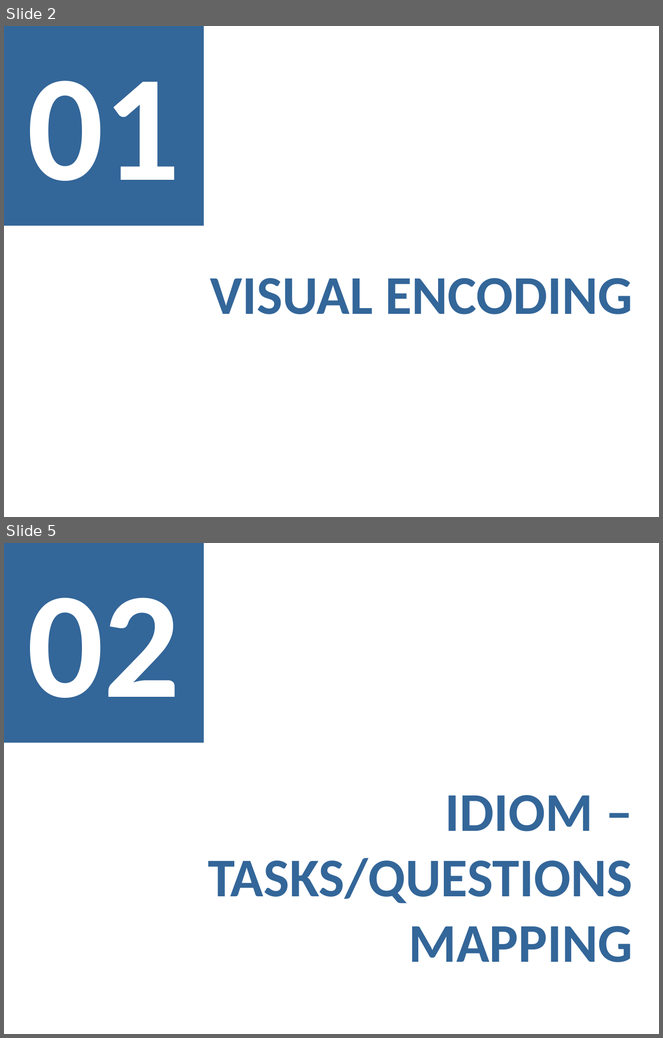
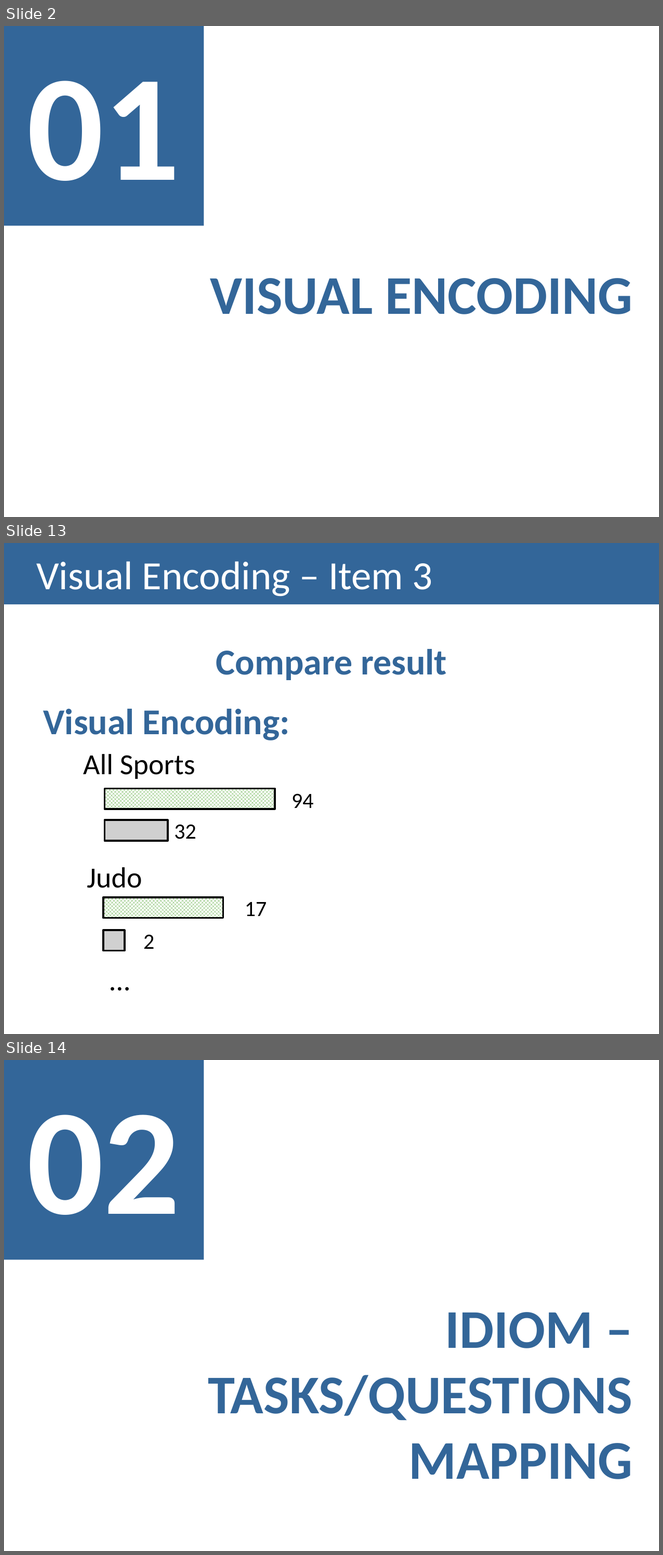
Before and after one commit to carboned4/V_I_2015_1, a slide deck: checkpoint3/G01A - Presentation 3.pptx. Shown one above the other, each under a label of ours: slides 2 and 5 before the commit, slides 2, 13 and 14 after it; the slides between them are not shown. The pictures are 663x1038 and 663x1555 pixels, drawn with LibreOffice and Linux fonts; fonts in the diff are those of the drawing; grey boxes stand for pictures. Boxes give left, top, right and bottom in pixels: in the first picture for what was removed or moved away, otherwise in the second. Text is boxed around its words. In the diff, an @@ line names an element or a change of style, - is before the commit and + after.

```diff
--- a/checkpoint3/G01A - Presentation 3.pptx
+++ b/checkpoint3/G01A - Presentation 3.pptx
@@ slide 13 added at <box>4,543,659,1034</box>, background #FFFFFF @@
@@ title added at <box>4,543,659,604</box>, fill #336699, 44 pt, text #FFFFFF @@
+Visual Encoding – Item 3
@@ text added at <box>44,649,447,741</box>, 40 pt, text #336699, bold @@
+Compare result
+Visual Encoding:
@@ text added at <box>83,754,195,779</box>, 32 pt, text #000000 @@
+All Sports
@@ rectangle added at <box>105,788,275,809</box>, fill pattern #2A9300 on #FFFFFF, outline #000000 2 pt @@
@@ text added at <box>292,794,314,808</box>, 24 pt, text #000000 @@
+94
@@ picture added at <box>105,820,168,840</box> @@
@@ text added at <box>174,824,196,839</box>, 24 pt, text #000000 @@
+32
@@ text added at <box>87,867,142,888</box>, 32 pt, text #000000 @@
+Judo
@@ rectangle added at <box>104,898,223,918</box>, fill pattern #2A9300 on #FFFFFF, outline #000000 2 pt @@
@@ text added at <box>245,902,267,916</box>, 24 pt, text #000000 @@
+17
@@ picture added at <box>104,930,125,951</box> @@
@@ text added at <box>143,935,154,949</box>, 24 pt, text #000000 @@
+2
@@ text added at <box>104,959,137,1001</box>, 32 pt, text #000000 @@
+…
@@ what was slide 5 is now slide 14 @@
```
Also in this commit, not shown: 2 slides changed, 8 other slides added.
